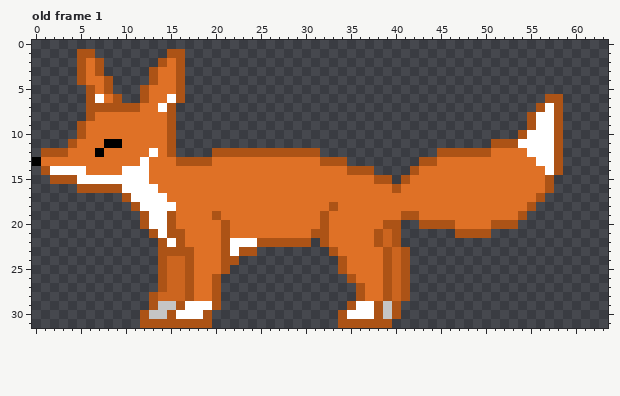
Pixel-art file, stored at Aseprite/Fox.aseprite. The picture above was drawn from the file before the commit.
64x32 pixels, 2 frames. Shown: old frame 1.
The result:
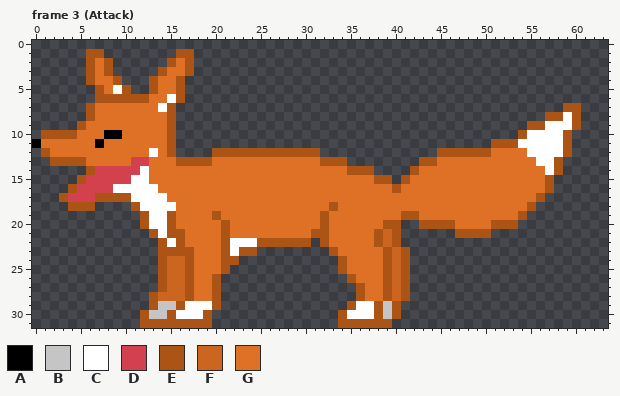
Palette (. is transparent): A #000000  B #c5c5c5  C #ffffff  D #d3404e  E #ac5316  F #cc651f  G #df7126
A new or re-ordered frame is compared with the old frame closest to it.
The exact change:
frames 2 -> 4
--- frame 3 (Attack) is new; against old frame 1, layers "Legs", "레이어 1"
@@ x 0..63 @@
  0 ................................................................
- 1 .....EE........EE...............................................
- 2 .....EGE......EGE...............................................
- 3 .....EGE.....EGGE...............................................
- 4 .....EGGE....EGGE...............................................
- 5 ......EGE...EGGGE...............................................
- 6 ......ECGE..EGGCE........................................EE.....
- 7 ......EEEEEEGGCE........................................ECE.....
- 8 ......EGGGGGGGGE.......................................ECCE.....
- 9 .....EGGGGGGGGGE.......................................ECCE.....
-10 .....EGGGGGGGGGE......................................ECCCE.....
-11 ....EGGGAAGGGGGE...................................EEECCCCE.....
-12 .EEEGGGAGGGGGCGE....EEEEEEEEEEEE.............EEEEEEGGGGCCCE.....
-13 AGGGGGGGGGGGCGGGEEEEGGGGGGGGGGGGEEE........EEGGGGGGGGGGGCCE.....
-14 .ECCCCGGGGCCCGGGGGGGGGGGGGGGGGGGGGGEEE....EGGGGGGGGGGGGGGCE.....
-15 ..EEECCCCCCCCGGGGGGGGGGGGGGGGGGGGGGGGGEE.EGGGGGGGGGGGGGGGE......
-16 .....EEEEECCCCGGGGGGGGGGGGGGGGGGGGGGGGGGEGGGGGGGGGGGGGGGGE......
-17 ..........ECCCCGGGGGGGGGGGGGGGGGGGGGGGGGGGGGGGGGGGGGGGGGE.......
-18 ...........ECCCCGGGGGGGGGGGGGGGGGEGGGGGGGGGGGGGGGGGGGGGE........
+ 1 ......EE........EE..............................................
+ 2 ......EGE......EGE..............................................
+ 3 ......EGE.....EGGE..............................................
+ 4 ......EGGE...EGGE...............................................
+ 5 .......EGCE..EGGE...............................................
+ 6 .......EEEEEEGGCE...............................................
+ 7 ......EGGGGGGGCE...........................................EE...
+ 8 ......EGGGGGGGGE.........................................EECE...
+ 9 .....EGGGGGGGGGE.......................................EECCCE...
+10 .EEEEGGGAAGGGGGE......................................ECCCCE....
+11 AGGGGGGAGGGGGGGE...................................EEECCCCCE....
+12 .EGGGGGGGGGGGCGE....EEEEEEEEEEEE.............EEEEEEGGGGCCCCE....
+13 ..EEEEGGGGGDDGGGEEEEGGGGGGGGGGGGEEE........EEGGGGGGGGGGGCCE.....
+14 ......EDDDDDCGGGGGGGGGGGGGGGGGGGGGGEEE....EGGGGGGGGGGGGGGCE.....
+15 .....EDDDDDCCGGGGGGGGGGGGGGGGGGGGGGGGGEE.EGGGGGGGGGGGGGGGE......
+16 ....EDDDDCCCCCGGGGGGGGGGGGGGGGGGGGGGGGGGEGGGGGGGGGGGGGGGGE......
+17 ...EDDDEEEECCCCGGGGGGGGGGGGGGGGGGGGGGGGGGGGGGGGGGGGGGGGGE.......
+18 ....EEE....ECCCCGGGGGGGGGGGGGGGGGEGGGGGGGGGGGGGGGGGGGGGE........
 19 ............ECCEGGGGEGGGGGGGGGGGEGGGGGGGGEEGGGGGGGGGGGE.........
Boxes around the changes in both pictures, in picture pixels (x1, y1, x2, y2):
changed: (32, 49, 194, 211)
changed: (527, 94, 581, 157)
